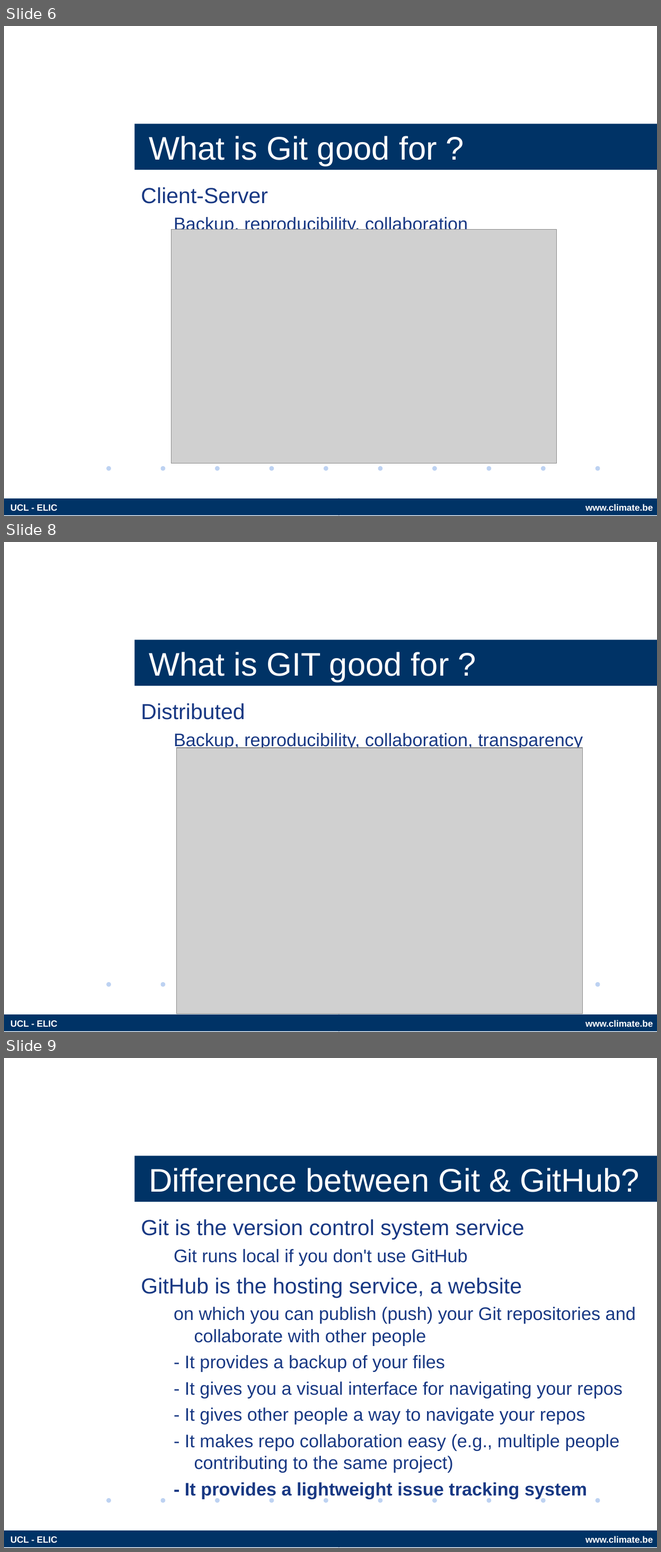
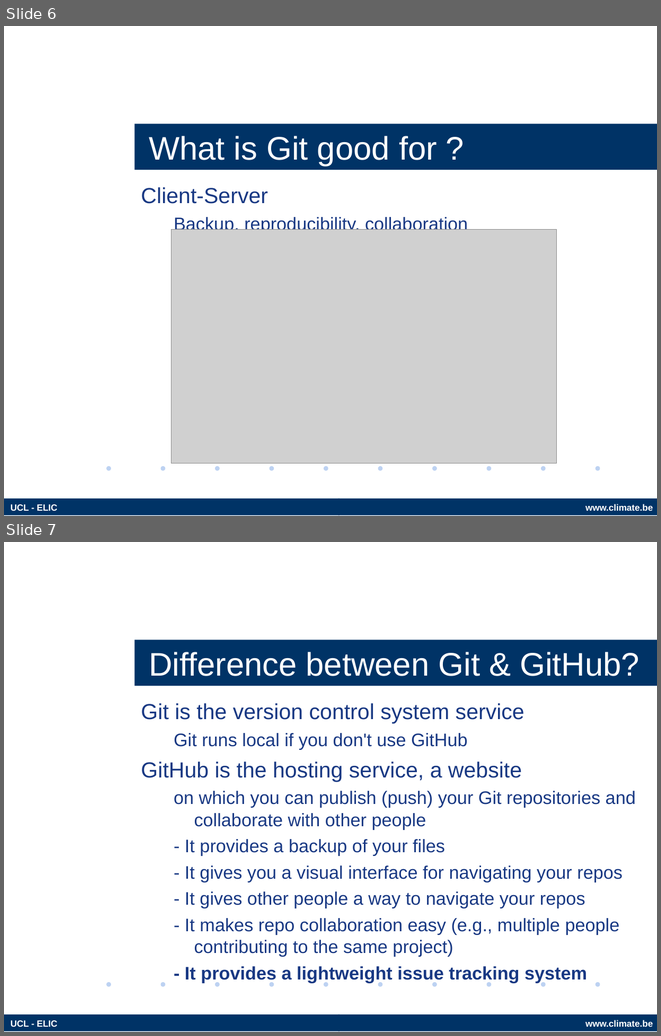
Before and after one commit to fmassonn/Git_Training, a slide deck: slides/Git.odp. Shown one above the other, each under a label of ours: slides 6, 8 and 9 before the commit, slides 6 and 7 after it; the slides between them are not shown. The pictures are 661x1552 and 661x1036 pixels, drawn with LibreOffice and Linux fonts; fonts in the diff are those of the drawing; grey boxes stand for pictures; background and template pictures are left out. Boxes give left, top, right and bottom in pixels: in the first picture for what was removed or moved away, otherwise in the second. Text is boxed around its words. In the diff, an @@ line names an element or a change of style, - is before the commit and + after.

```diff
--- a/slides/Git.odp
+++ b/slides/Git.odp
@@ slide 8 removed at [4, 542, 657, 1032], background #FFFFFF; not listed: 6 template elements that a slide beside it also shows @@
@@ title removed at [134, 640, 657, 686] @@
-What is GIT good for ?
@@ text removed at [141, 703, 583, 750] @@
-Distributed
-Backup, reproducibility, collaboration, transparency
@@ picture removed at [176, 748, 583, 1014] @@
@@ what was slide 9 is now slide 7 @@
```
Also in this commit, not shown: 4 slides changed, 6 other slides removed, 2 other files.
